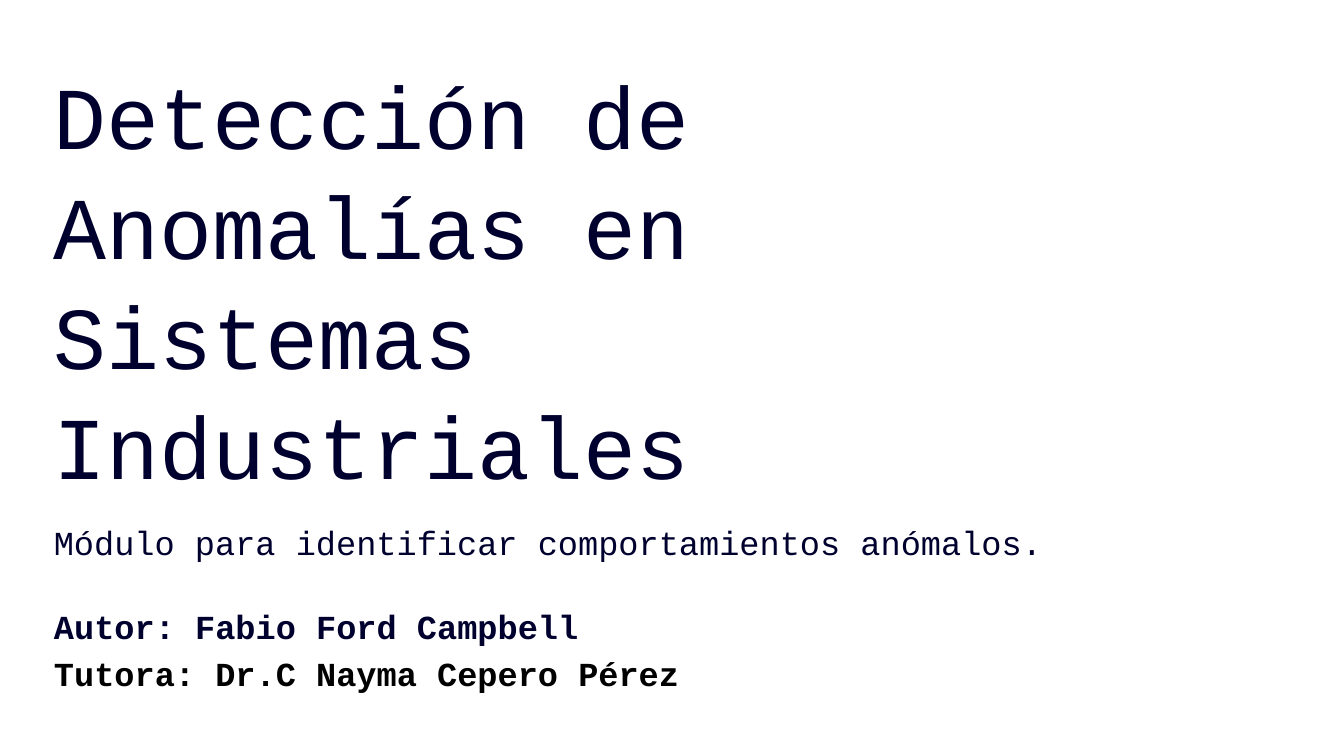
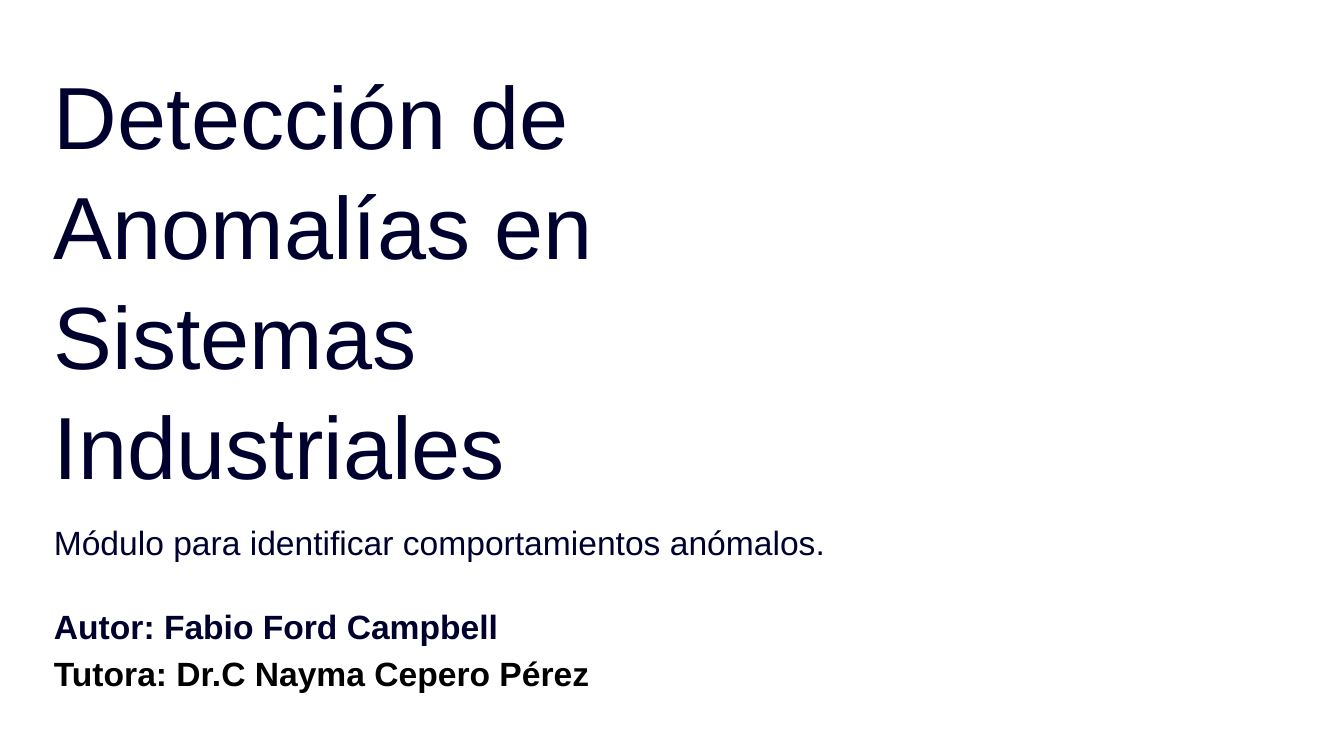
Before and after one commit to NeoUroboros/AnomalyDetection, a slide deck: slide 24 of Deteccion Bien.pptx (slide 15 before the commit). Drawn at 1344x756 pixels with LibreOffice and Linux fonts; fonts in the diff are those of the drawing. Boxes give left, top, right and bottom in pixels: in the first picture for what was removed or moved away, otherwise in the second. Text is boxed around its words. In the diff, an @@ line names an element or a change of style, - is before the commit and + after.

```diff
--- a/Deteccion Bien.pptx
+++ b/Deteccion Bien.pptx
@@ font Courier New to Arial in 3 elements at [54, 84, 593, 480], [54, 530, 825, 562], [54, 614, 589, 693] @@
```
Also in this commit, not shown: 13 other slides changed, 10 slides added, 1 slide removed, 10 other files.
